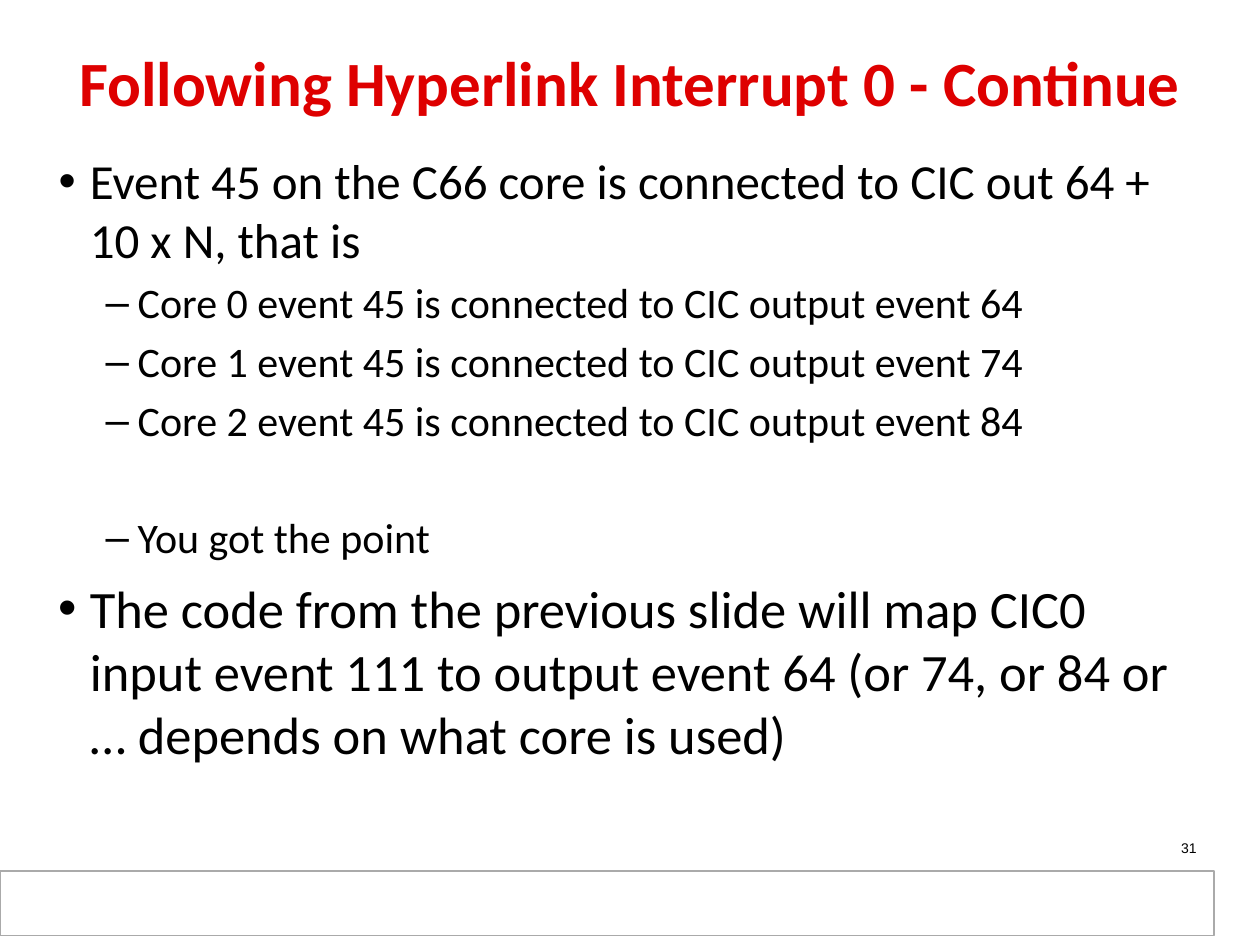
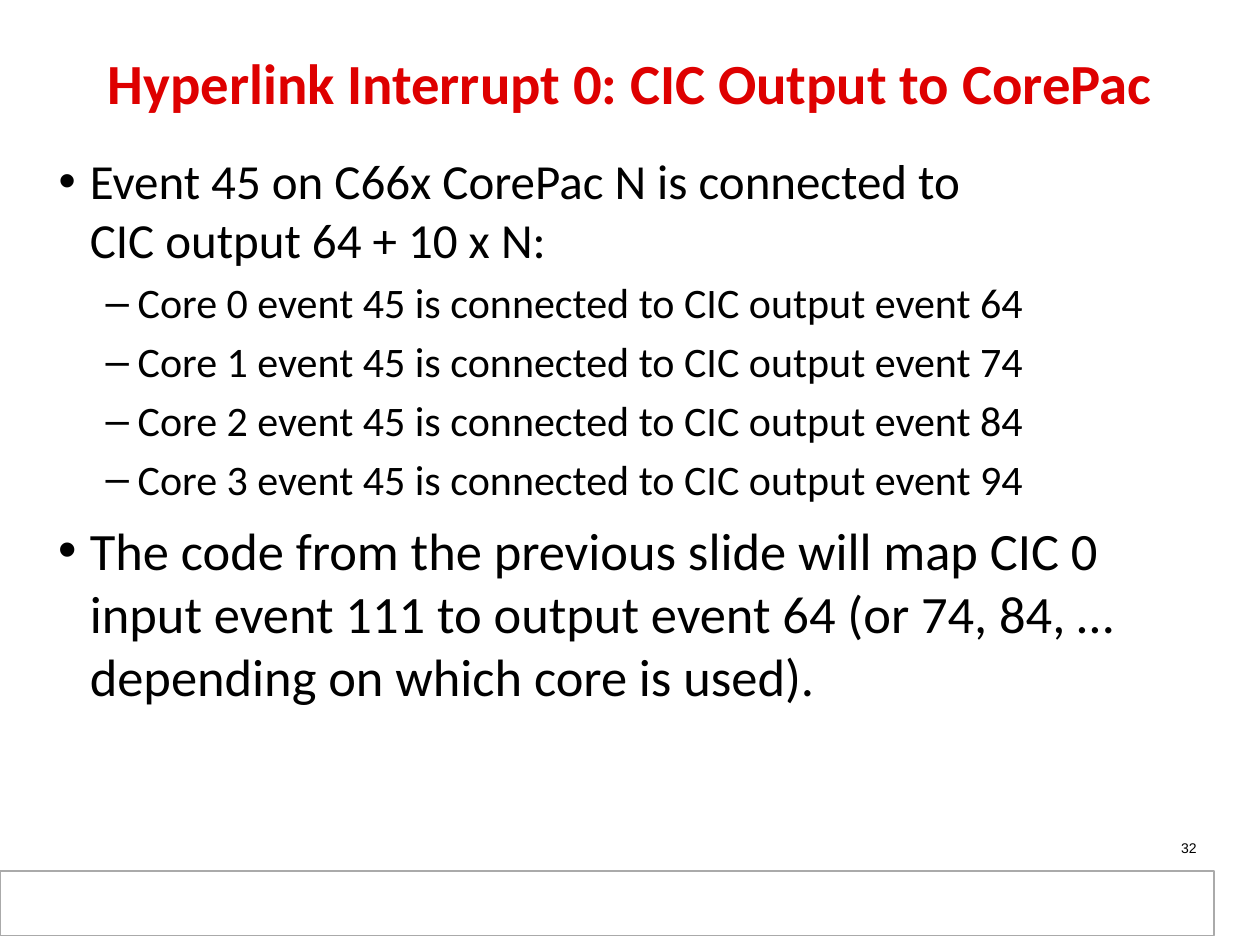
Before and after one commit to hari1989/keystone-workshop, a slide deck: slide 32 of slides/KeyStone_Interrupts.pptx (slide 31 before the commit). Drawn at 1260x945 pixels with LibreOffice and Linux fonts; fonts in the diff are those of the drawing; background and template pictures are left out. Boxes give left, top, right and bottom in pixels: in the first picture for what was removed or moved away, otherwise in the second. Text is boxed around its words. In the diff, an @@ line names an element or a change of style, - is before the commit and + after.

```diff
--- a/slides/KeyStone_Interrupts.pptx
+++ b/slides/KeyStone_Interrupts.pptx
@@ title at (108,64,1151,113): text changed; size 36 to 32.4 pt @@
-Following Hyperlink Interrupt 0 - Continue
+Hyperlink Interrupt 0: CIC Output to CorePac
@@ text at (90,165,960,266): text changed @@
-• Event 45 on the C66 core is connected to CIC out 64 + 10 x N, that is
+• Event 45 on C66x CorePac N is connected to
+  CIC output 64 + 10 x N:
@@ text at (90,465,1098,705): text changed @@
-  – You got the point
-  • The code from the previous slide will map CIC0 input event 111 to output event 64 (or 74, or 84 or … depends on what core is used)
+  – Core 3 event 45 is connected to CIC output event 94
+  • The code from the previous slide will map CIC 0 input event 111 to output event 64 (or 74, 84, … depending on which core is used).
@@ page number at (1181,843,1197,853): text changed @@
-31
+32
```
Also in this commit, not shown: 29 other slides changed, 7 slides added, 6 slides removed.
